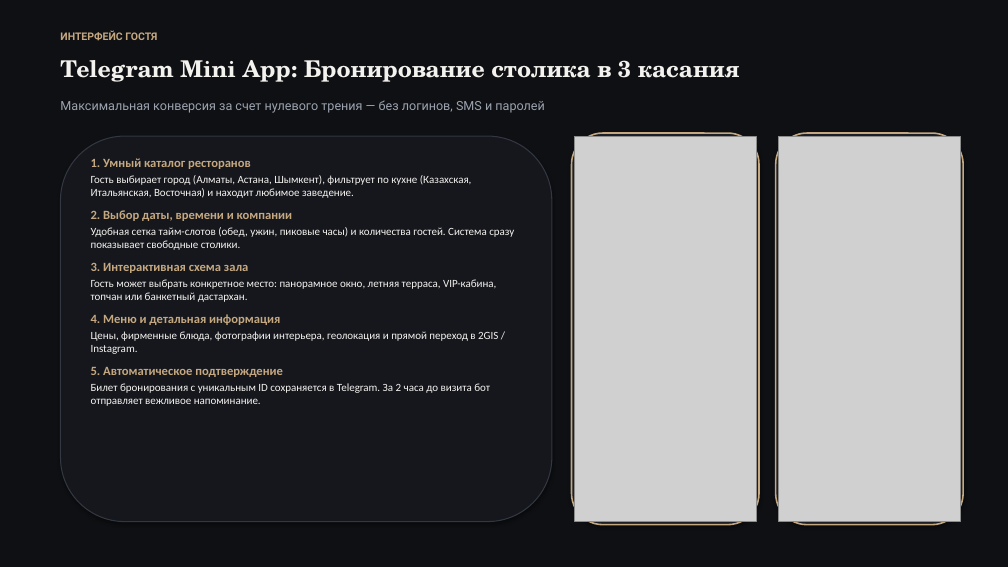
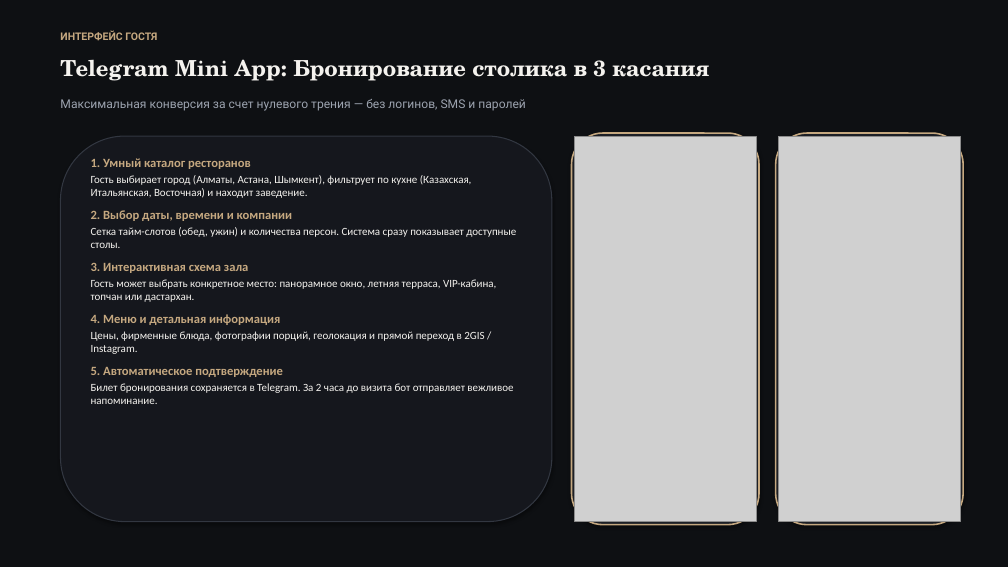
Before and after one commit to Sp1ceMan/restokz-bot, a slide deck: slide 5 of RestoKZ_Presentation.pptx (slide 4 before the commit). Drawn at 1008x567 pixels with LibreOffice and Linux fonts; fonts in the diff are those of the drawing; grey boxes stand for pictures. Boxes give left, top, right and bottom in pixels: in the first picture for what was removed or moved away, otherwise in the second. Text is boxed around its words. In the diff, an @@ line names an element or a change of style, - is before the commit and + after.

```diff
--- a/RestoKZ_Presentation.pptx
+++ b/RestoKZ_Presentation.pptx
@@ text "Telegram Mini App: Бронирование столика ..." at (60, 59, 709, 81): size 22 to 21 pt @@
@@ text "Максимальная конверсия за счет нулевого ..." at (60, 99, 526, 111): size 12 to 11.5 pt @@
@@ text at (91, 175, 472, 198): text changed @@
-Гость выбирает город (Алматы, Астана, Шымкент), фильтрует по кухне (Казахская, Итальянская, Восточная) и находит любимое заведение.
+Гость выбирает город (Алматы, Астана, Шымкент), фильтрует по кухне (Казахская, Итальянская, Восточная) и находит заведение.
@@ text at (91, 227, 516, 248): text changed @@
-Удобная сетка тайм-слотов (обед, ужин, пиковые часы) и количества гостей. Система сразу показывает свободные столики.
+Сетка тайм-слотов (обед, ужин) и количества персон. Система сразу показывает доступные столы.
@@ text at (91, 279, 496, 302): text changed @@
-Гость может выбрать конкретное место: панорамное окно, летняя терраса, VIP-кабина, топчан или банкетный дастархан.
+Гость может выбрать конкретное место: панорамное окно, летняя терраса, VIP-кабина, топчан или дастархан.
@@ text at (91, 331, 484, 354): text changed @@
-Цены, фирменные блюда, фотографии интерьера, геолокация и прямой переход в 2GIS / Instagram.
+Цены, фирменные блюда, фотографии порций, геолокация и прямой переход в 2GIS / Instagram.
@@ text at (91, 383, 513, 404): text changed @@
-Билет бронирования с уникальным ID сохраняется в Telegram. За 2 часа до визита бот отправляет вежливое напоминание.
+Билет бронирования сохраняется в Telegram. За 2 часа до визита бот отправляет вежливое напоминание.
```
Also in this commit, not shown: 11 other slides changed, 3 slides added, 2 other files.
